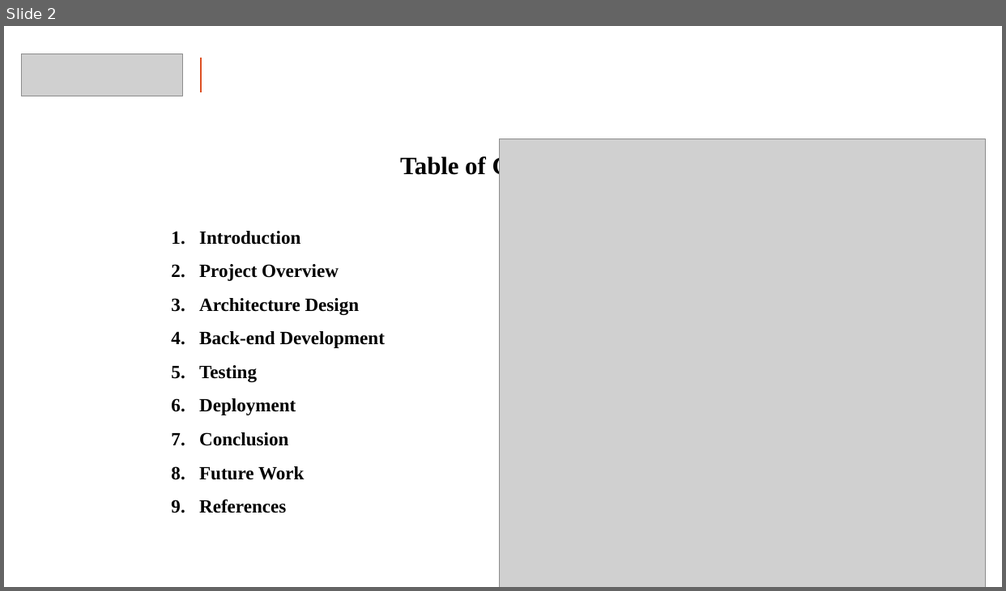
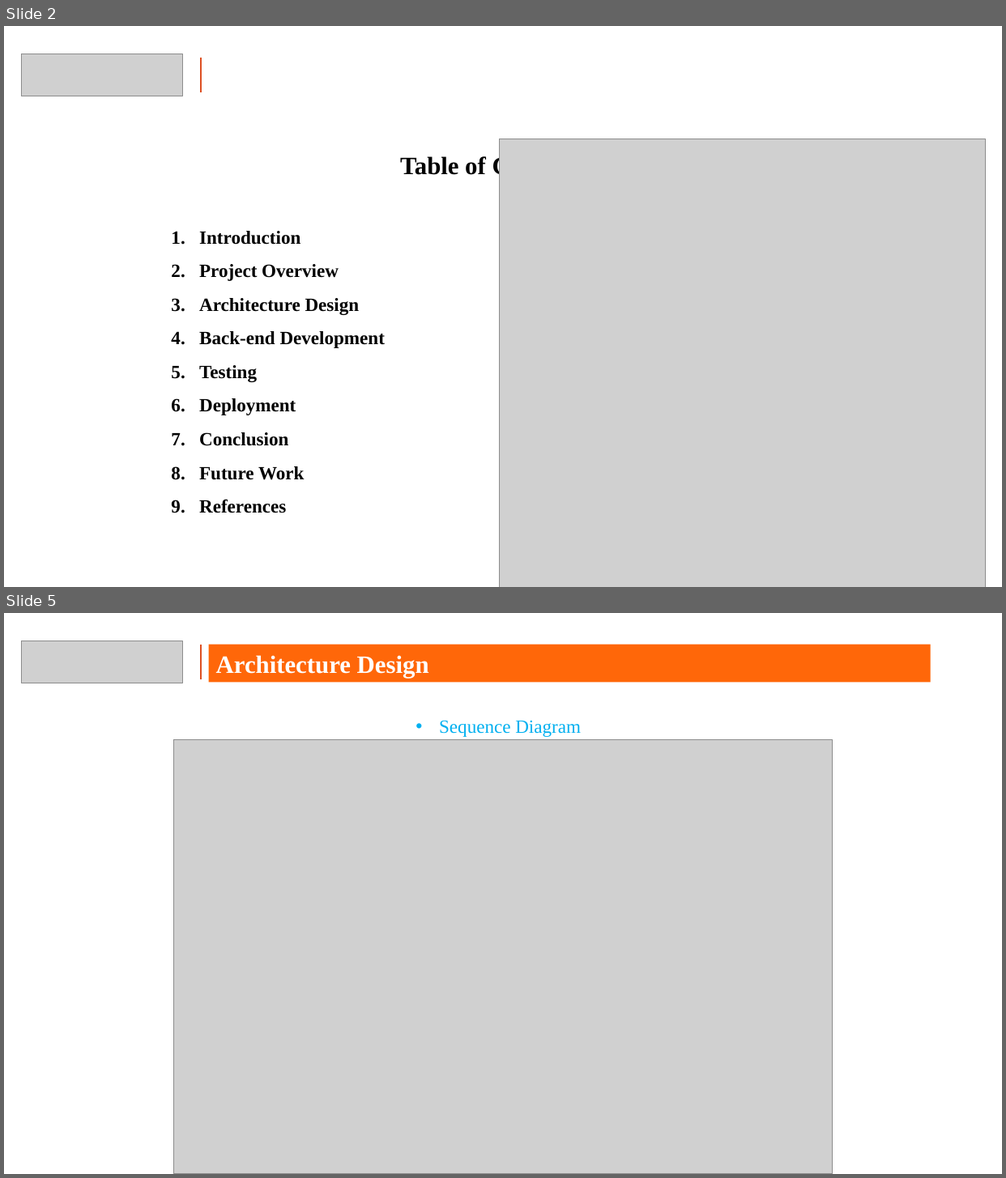
Before and after one commit to rootAdminB/hdfc_capstone_project_submission, a slide deck: capstone_ppt_tushar_bawankar.pptx. Shown one above the other, each under a label of ours: slide 2 before the commit, slides 2 and 5 after it; the slides between them are not shown. The pictures are 1006x591 and 1006x1178 pixels, drawn with LibreOffice and Linux fonts; fonts in the diff are those of the drawing; grey boxes stand for pictures; background and template pictures are left out. Boxes give left, top, right and bottom in pixels: in the first picture for what was removed or moved away, otherwise in the second. Text is boxed around its words. In the diff, an @@ line names an element or a change of style, - is before the commit and + after.

```diff
--- a/capstone_ppt_tushar_bawankar.pptx
+++ b/capstone_ppt_tushar_bawankar.pptx
@@ slide 5 added at bbox=[4, 613, 1002, 1174], background #FFFFFF @@
@@ picture added at bbox=[22, 641, 183, 683] @@
@@ line added from (201, 645) to (201, 679), #DD4F22 1 pt @@
@@ rectangle added at bbox=[208, 645, 930, 682], fill #FF6709, 24 pt, text #FFFFFF, bold @@
+Architecture Design
@@ text added at bbox=[439, 720, 581, 737], 18 pt, text #00B0F0 @@
+• Sequence Diagram
@@ picture added at bbox=[174, 740, 833, 1174] @@
```
Also in this commit, not shown: 5 slides changed, 1 slide removed, 3 other files.
